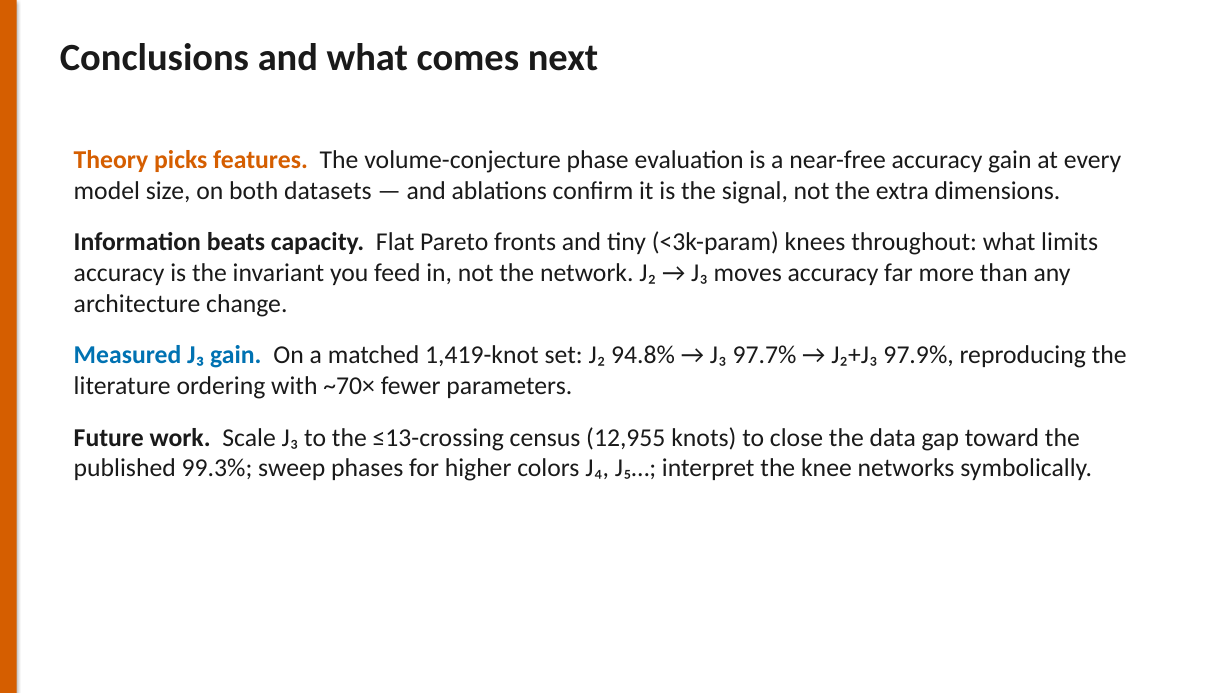
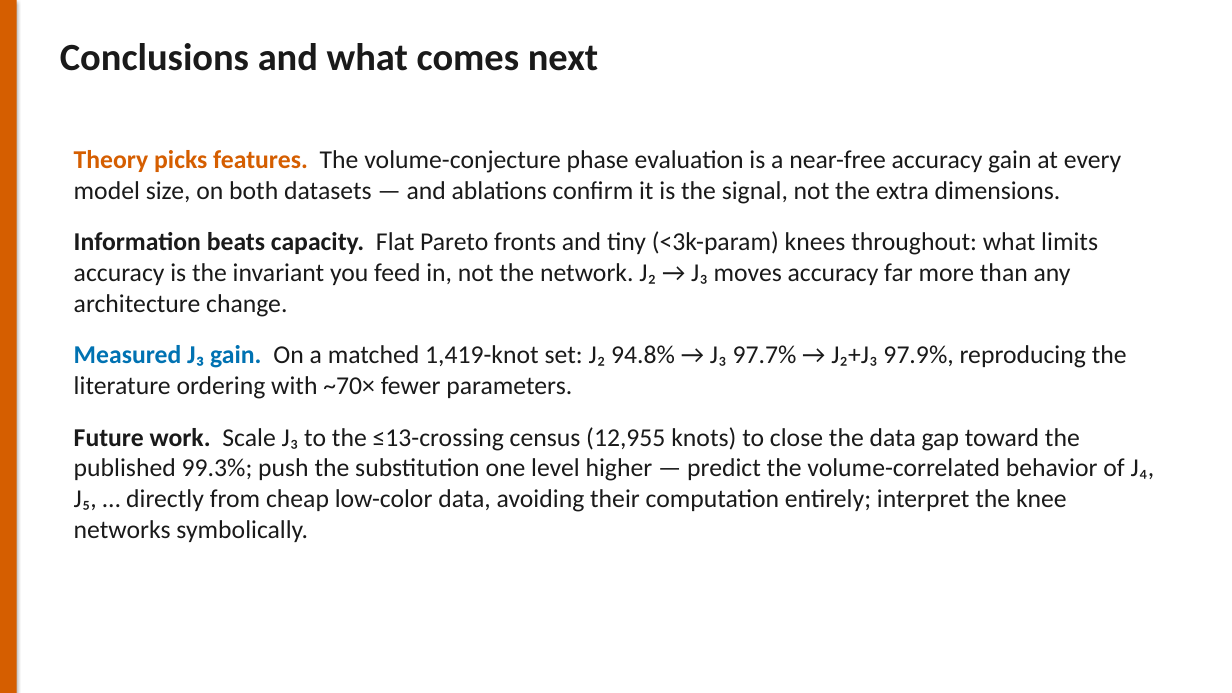
Before and after one commit to CatalinMoldova/Evolution-Jones-Polynomial, a slide deck: slide 17 of Jones_phase_feature.pptx (slide 16 before the commit). Drawn at 1232x693 pixels with LibreOffice and Linux fonts; fonts in the diff are those of the drawing. Boxes give left, top, right and bottom in pixels: in the first picture for what was removed or moved away, otherwise in the second. Text is boxed around its words. In the diff, an @@ line names an element or a change of style, - is before the commit and + after.

```diff
--- a/Jones_phase_feature.pptx
+++ b/Jones_phase_feature.pptx
@@ text at (x1=74, y1=427, x2=1155, y2=542): text changed @@
-Future work. Scale J₃ to the ≤13-crossing census (12,955 knots) to close the data gap toward the published 99.3%; sweep phases for higher colors J₄, J₅…; interpret the knee networks symbolically.
+Future work. Scale J₃ to the ≤13-crossing census (12,955 knots) to close the data gap toward the published 99.3%; push the substitution one level higher — predict the volume-correlated behavior of J₄, J₅, … directly from cheap low-color data, avoiding their computation entirely; interpret the knee networks symbolically.
```
Also in this commit, not shown: 1 slide added, 1 other file.
